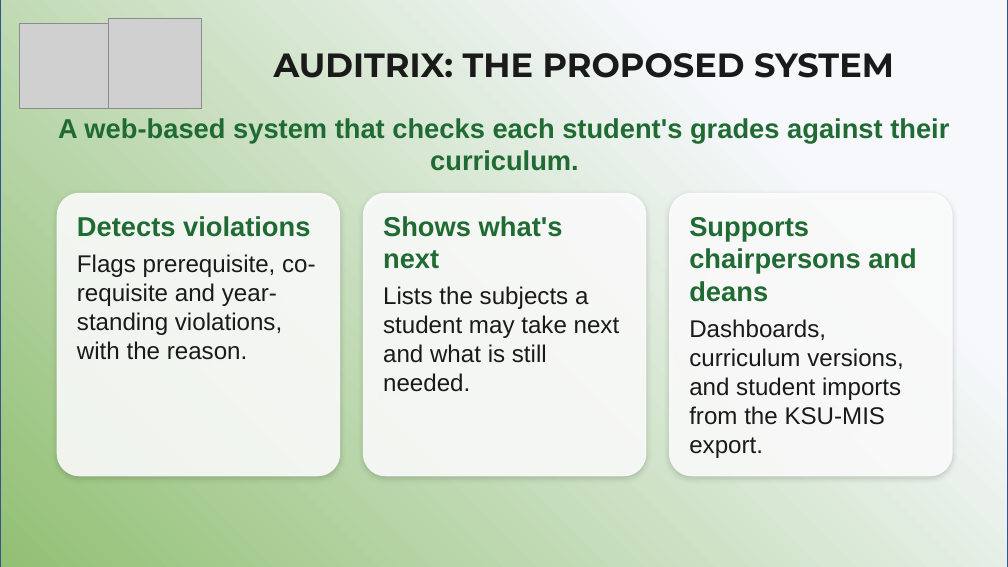
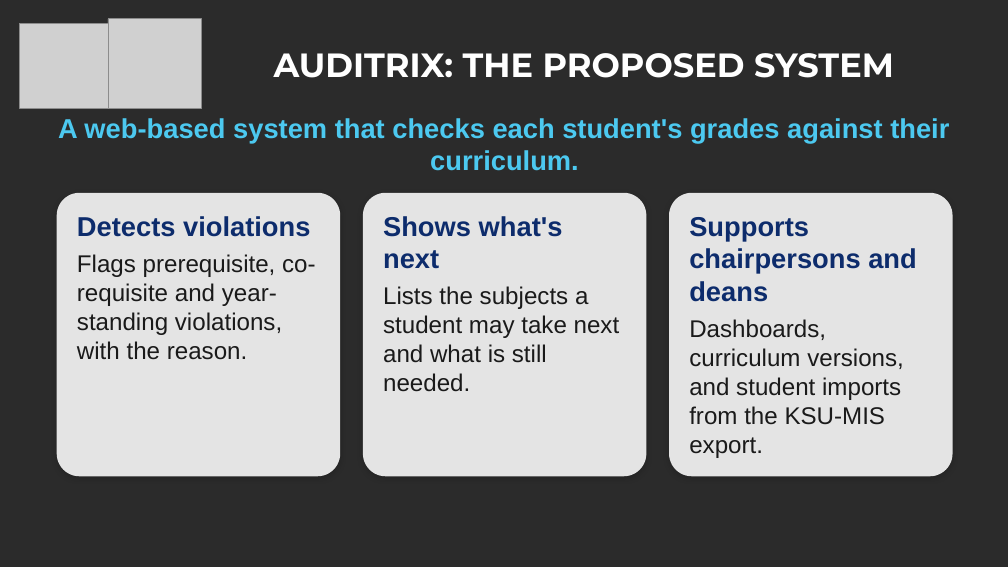
Before and after one commit to Spot7y/auditrix, a slide deck: slide 5 of docs/paper/Auditrix Defense Presentation.pptx. Drawn at 1008x567 pixels with LibreOffice and Linux fonts; fonts in the diff are those of the drawing; grey boxes stand for pictures; background and template pictures are left out; a plain dark background stands for a picture behind light text. Boxes give left, top, right and bottom in pixels: in the first picture for what was removed or moved away, otherwise in the second. Text is boxed around its words. In the diff, an @@ line names an element or a change of style, - is before the commit and + after.

```diff
--- a/docs/paper/Auditrix Defense Presentation.pptx
+++ b/docs/paper/Auditrix Defense Presentation.pptx
@@ background #FFFFFF to picture (left out) @@
@@ rectangle removed at (x1=0, y1=0, x2=1008, y2=567) @@
@@ text "AUDITRIX: THE PROPOSED SYSTEM" at (x1=274, y1=53, x2=894, y2=78): text colour #1A1A1A to #FFFFFF @@
@@ text "A web-based system that checks ..." at (x1=58, y1=118, x2=949, y2=171): text colour #1F6B33 to #4CC9F0 @@
@@ text in rounded rectangle at (x1=77, y1=216, x2=310, y2=237): text colour #1F6B33 to #0D2C6C in "Detects violations" @@
@@ text in rounded rectangle at (x1=383, y1=216, x2=563, y2=269): text colour #1F6B33 to #0D2C6C in "Shows what's next" @@
@@ text in rounded rectangle at (x1=689, y1=217, x2=917, y2=302): text colour #1F6B33 to #0D2C6C in "Supports chairpersons and deans" @@
```
Also in this commit, not shown: 16 other slides changed.
